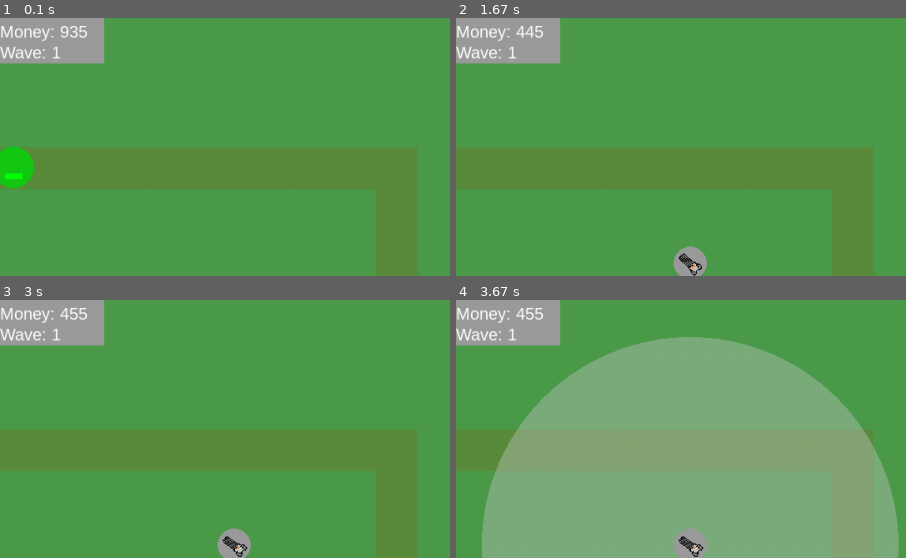
Above: before the commit, frames 1-4 (two rows, left to right).
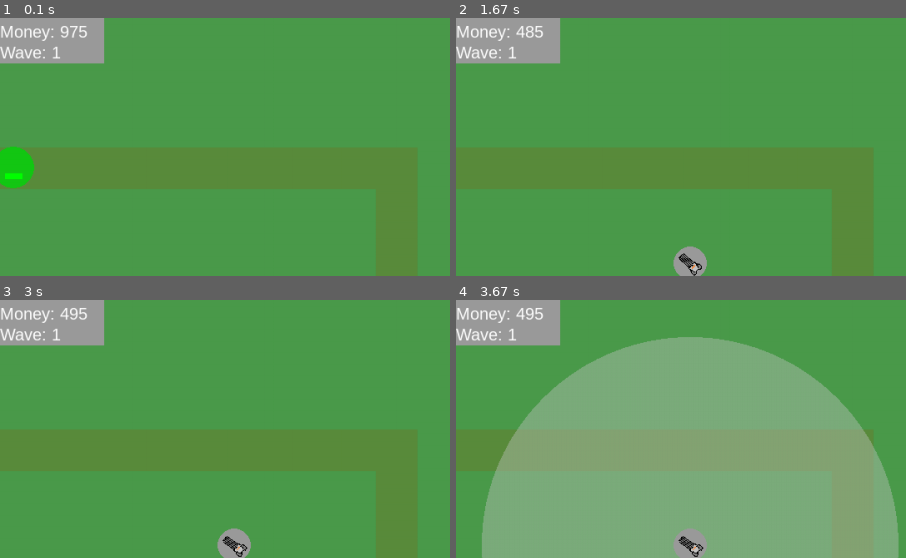
Above: after the commit, the same moments.

Repository: rhit-catapult/pygameproject-team0
Game: pygame game, started from project.py
Two runs of this game, one before a commit and one after it. Both use one fixed random seed, a clock stepped at 60 frames per second and the inputs below.
Inputs (mouse positions are % of the whole screen's width and height, from its top left):
- Up to frame 1 (0.1 s): no input
- Up to frame 2 (1.67 s): click (37, 89) at 0.38 s; click (26, 51) at 0.72 s; click (19, 35) at 1.05 s
- Up to frame 3 (3 s): click (26, 51) at 2.38 s; click (47, 33) at 2.72 s
- Up to frame 4 (3.67 s): click (26, 51) at 3.55 s
The pictures show only the part of the screen within x 0-50%, y 3-53%; the shares and areas given below are measured in that part.

The runs differ from the first frame. In frame 1, less than 0.1% of the frame differs, in the area x 15-18%, y 3-8%; in frame 2, less than 0.1%; in frame 3, less than 0.1%; in frame 4, less than 0.1%.

Commit message:
changed a little.

Diff:
--- a/project.py
+++ b/project.py
@@ -550,11 +550,11 @@
             for mini1 in listT.minigunTurrets:
                 if distance((enemy1.x, enemy1.y),(mini1.x,mini1.y))<250:
                     if mini1.hitEnemy(enemy1):
-                        money += enemy1.damage(2)
+                        money += enemy1.damage(2) / waves
             for light1 in listT.lightningTurrets:
                 if distance((enemy1.x, enemy1.y),(light1.x,light1.y))<300:
                     if light1.hitEnemy(enemy1):
-                        money += enemy1.damage(light1.getDamage())
+                        money += enemy1.damage(light1.getDamage()) / waves
             if enemy1.offscreen():
                 activeEnemies.remove(enemy1)
                 lives -= enemy1.offscreen2()
@@ -584,7 +584,7 @@
 
         if time.time() - last_wave_time > wave_delay and enemies_left <= 0:
             waves +=1
-            money += 100+(85*waves)
+            money += 100+(125*waves)
             last_wave_time = time.time()
             enemies_left = 10
             if waves == 1:
